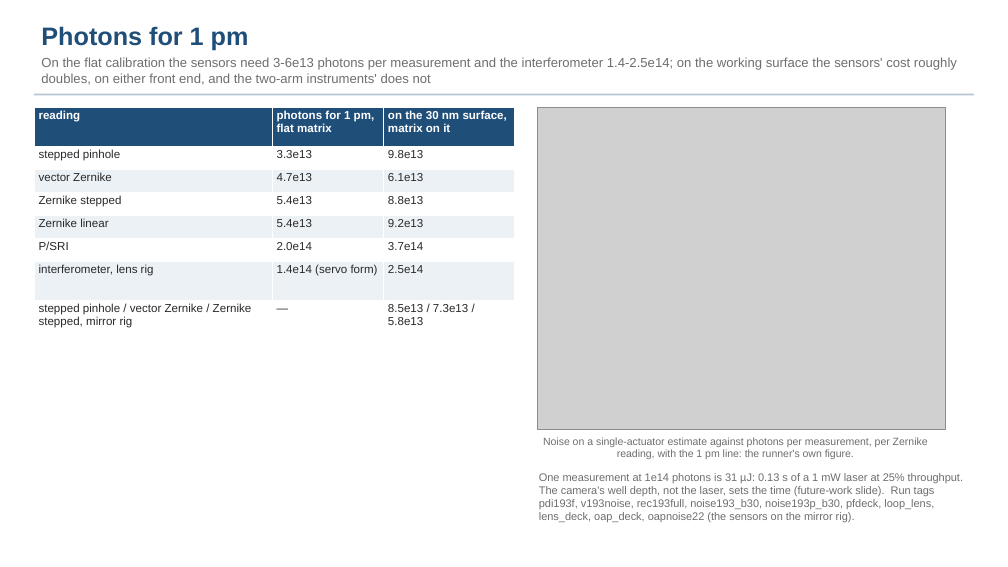
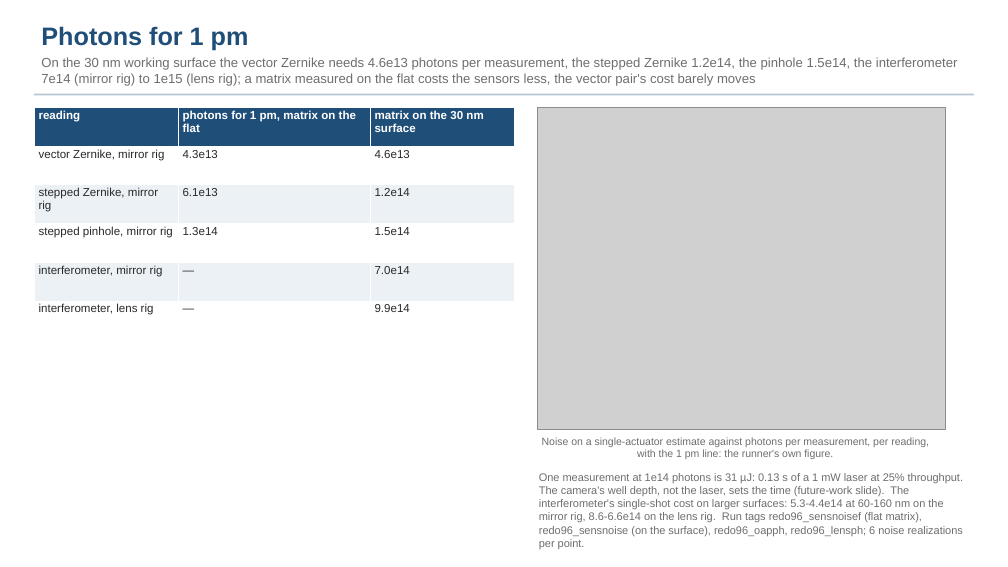
Before and after one commit to nasa-jpl/macos, a slide deck: slide 28 of demo_session/deck_gauges.pptx. Drawn at 1008x567 pixels with LibreOffice and Linux fonts; fonts in the diff are those of the drawing; grey boxes stand for pictures. Boxes give left, top, right and bottom in pixels: in the first picture for what was removed or moved away, otherwise in the second. Text is boxed around its words. In the diff, an @@ line names an element or a change of style, - is before the commit and + after.

```diff
--- a/demo_session/deck_gauges.pptx
+++ b/demo_session/deck_gauges.pptx
@@ text at [41,57,958,86]: text changed @@
-On the flat calibration the sensors need 3-6e13 photons per measurement and the interferometer 1.4-2.5e14; on the working surface the sensors' cost roughly doubles, on either front end, and the two-arm instruments' does not
+On the 30 nm working surface the vector Zernike needs 4.6e13 photons per measurement, the stepped Zernike 1.2e14, the pinhole 1.5e14, the interferometer 7e14 (mirror rig) to 1e15 (lens rig); a matrix measured on the flat costs the sensors less, the vector pair's cost barely moves
@@ table at [34,107,513,340] @@
-row 1: reading | photons for 1 pm, flat matrix | on the 30 nm surface, matrix on it
-row 2: stepped pinhole | 3.3e13 | 9.8e13
-row 3: vector Zernike | 4.7e13 | 6.1e13
-row 4: Zernike stepped | 5.4e13 | 8.8e13
-row 5: Zernike linear | 5.4e13 | 9.2e13
-row 6: P/SRI | 2.0e14 | 3.7e14
-row 7: interferometer, lens rig | 1.4e14 (servo form) | 2.5e14
-row 8: stepped pinhole / vector Zernike / Zernike stepped, mirror rig | — | 8.5e13 / 7.3e13 / 5.8e13
+row 1: reading | photons for 1 pm, matrix on the flat | matrix on the 30 nm surface
+row 2: vector Zernike, mirror rig | 4.3e13 | 4.6e13
+row 3: stepped Zernike, mirror rig | 6.1e13 | 1.2e14
+row 4: stepped pinhole, mirror rig | 1.3e14 | 1.5e14
+row 5: interferometer, mirror rig | — | 7.0e14
+row 6: interferometer, lens rig | — | 9.9e14
@@ text at [542,437,929,459]: text changed @@
-Noise on a single-actuator estimate against photons per measurement, per Zernike reading, with the 1 pm line: the runner's own figure.
+Noise on a single-actuator estimate against photons per measurement, per reading, with the 1 pm line: the runner's own figure.
@@ text at [539,473,963,549]: text changed @@
-One measurement at 1e14 photons is 31 µJ: 0.13 s of a 1 mW laser at 25% throughput. The camera's well depth, not the laser, sets the time (future-work slide). Run tags pdi193f, v193noise, rec193full, noise193_b30, noise193p_b30, pfdeck, loop_lens, lens_deck, oap_deck, oapnoise22 (the sensors on the mirror rig).
+One measurement at 1e14 photons is 31 µJ: 0.13 s of a 1 mW laser at 25% throughput. The camera's well depth, not the laser, sets the time (future-work slide). The interferometer's single-shot cost on larger surfaces: 5.3-4.4e14 at 60-160 nm on the mirror rig, 8.6-6.6e14 on the lens rig. Run tags redo96_sensnoisef (flat matrix), redo96_sensnoise (on the surface), redo96_oapph, redo96_lensph; 6 noise realizations per point.
```
Also in this commit, not shown: 38 other slides changed, 21 other files.
